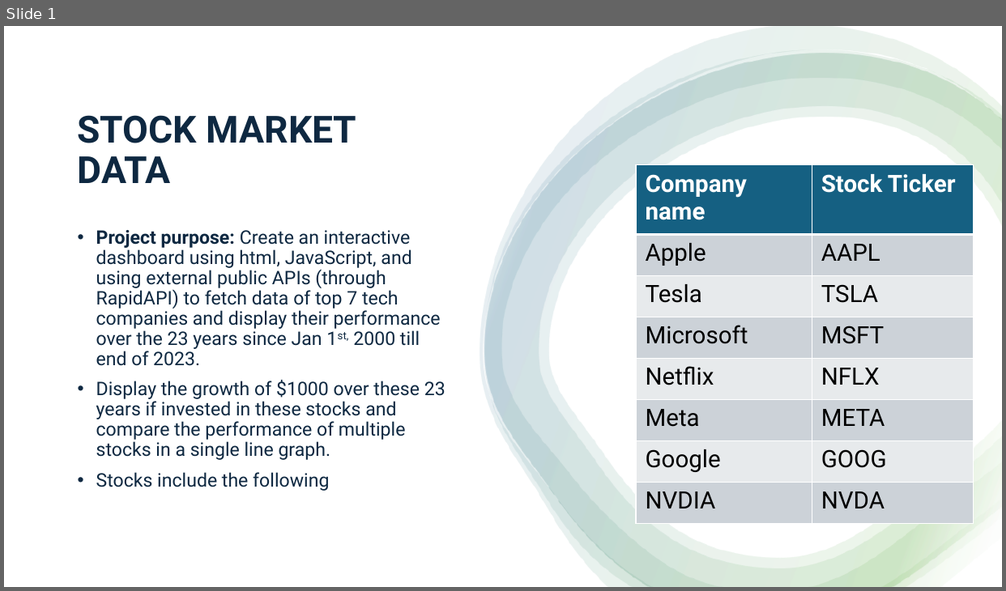
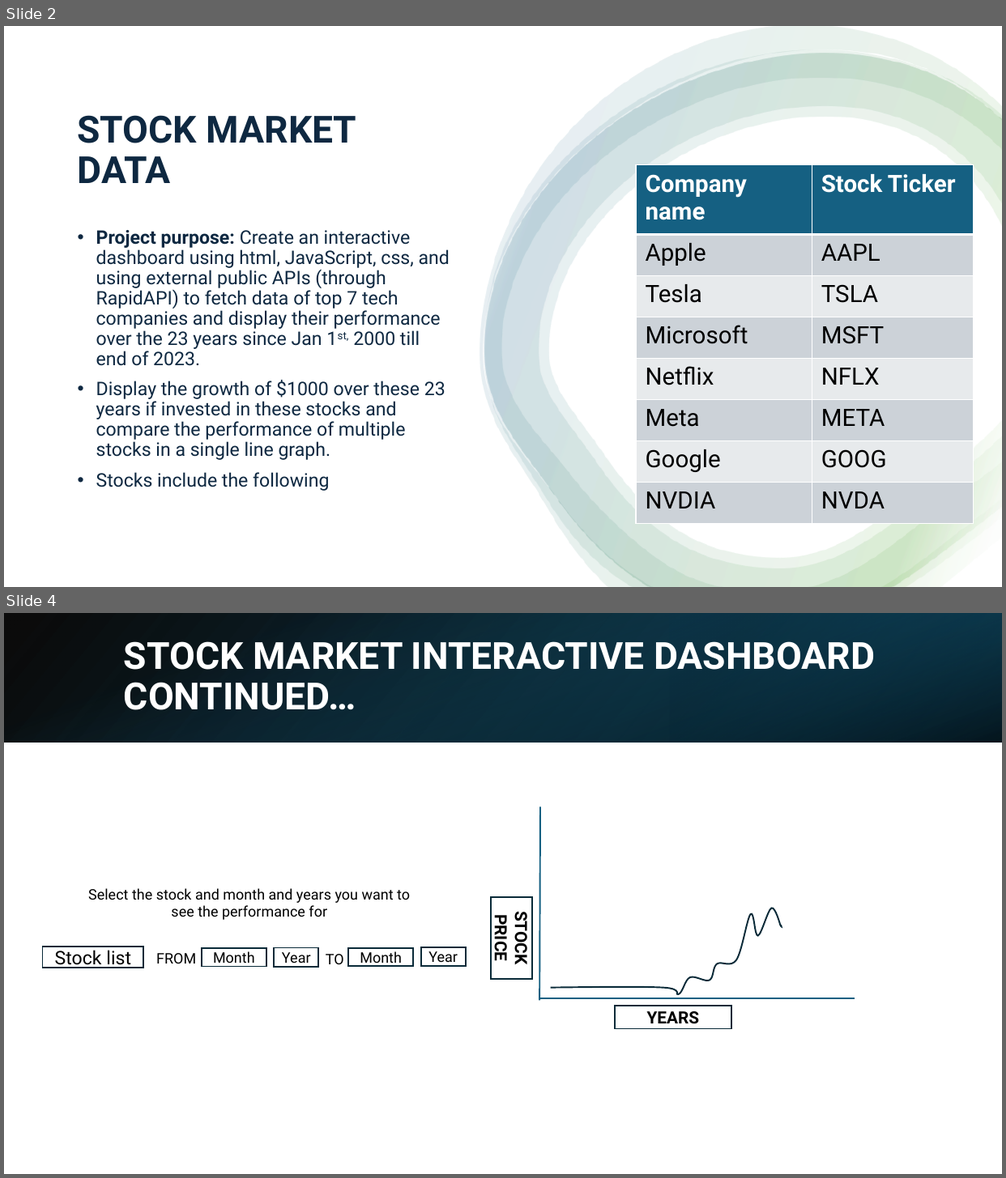
Before and after one commit to ipsitapurohit/Group-Project-3, a slide deck: Stock_market_dasboard_plan.pptx. Shown one above the other, each under a label of ours: slide 1 before the commit, slides 2 and 4 after it; the slides between them are not shown. The pictures are 1006x591 and 1006x1178 pixels, drawn with LibreOffice and Linux fonts; fonts in the diff are those of the drawing. Boxes give left, top, right and bottom in pixels: in the first picture for what was removed or moved away, otherwise in the second. Text is boxed around its words. In the diff, an @@ line names an element or a change of style, - is before the commit and + after.

```diff
--- a/Stock_market_dasboard_plan.pptx
+++ b/Stock_market_dasboard_plan.pptx
@@ slide 4 added at bbox=[4, 613, 1002, 1174], background #FFFFFF @@
@@ rectangle added at bbox=[4, 613, 1002, 742], fill gradient #000000 to #104862 @@
@@ rectangle added at bbox=[4, 613, 1002, 742], fill gradient #156082 to #000000 @@
@@ rectangle added at bbox=[670, 613, 1002, 742], fill gradient #0B3041 to #156082 @@
@@ title added at bbox=[124, 641, 875, 710], 36 pt, text #FFFFFF, bold @@
+STOCK MARKET INTERACTIVE DASHBOARD CONTINUED…
@@ line added from (540, 807) to (540, 1001), #156082 1.5 pt @@
@@ text added at bbox=[88, 888, 410, 920], 14 pt, text #000000 @@
+Select the stock and month and years you want to see the performance for
@@ rectangle added at bbox=[492, 897, 533, 980], fill #FFFFFF, outline #092A39 1.5 pt, 16.2 pt, text #000000, bold @@
+STOCK PRICE
@@ freeform shape added at bbox=[551, 908, 782, 995], outline #092A39 1.5 pt @@
@@ rectangle added at bbox=[42, 947, 143, 968], fill #FFFFFF, outline #092A39 1.5 pt, 18 pt, text #000000 @@
+Stock list
@@ rectangle added at bbox=[202, 948, 266, 966], fill #FFFFFF, outline #092A39 1.5 pt, 14 pt, text #000000 @@
+Month
@@ rectangle added at bbox=[275, 948, 319, 967], fill #FFFFFF, outline #092A39 1.5 pt, 14 pt, text #000000 @@
+Year
@@ rectangle added at bbox=[348, 948, 414, 966], fill #FFFFFF, outline #092A39 1.5 pt, 14 pt, text #000000 @@
+Month
@@ rectangle added at bbox=[421, 948, 466, 966], fill #FFFFFF, outline #092A39 1.5 pt, 14 pt, text #000000 @@
+Year
@@ text added at bbox=[156, 953, 196, 964], 14 pt, text #000000 @@
+FROM
@@ text added at bbox=[326, 954, 344, 965], 14 pt, text #000000 @@
+TO
@@ line added from (540, 999) to (855, 999), #156082 1.5 pt @@
@@ rectangle added at bbox=[615, 1006, 731, 1029], fill #FFFFFF, outline #092A39 1.5 pt, 16.2 pt, text #000000, bold @@
+YEARS
@@ what was slide 1 is now slide 2 @@
@@ slide 2 changed as well @@
@@ text at bbox=[96, 230, 450, 366]: text changed @@
-• Project purpose: Create an interactive dashboard using html, JavaScript, and using external public APIs (through RapidAPI) to fetch data of top 7 tech companies and display their performance over the 23 years since Jan 1st, 2000 till end of 2023.
+• Project purpose: Create an interactive dashboard using html, JavaScript, css, and using external public APIs (through RapidAPI) to fetch data of top 7 tech companies and display their performance over the 23 years since Jan 1st, 2000 till end of 2023.
```
Also in this commit, not shown: 2 other slides changed, 1 other slide added.
